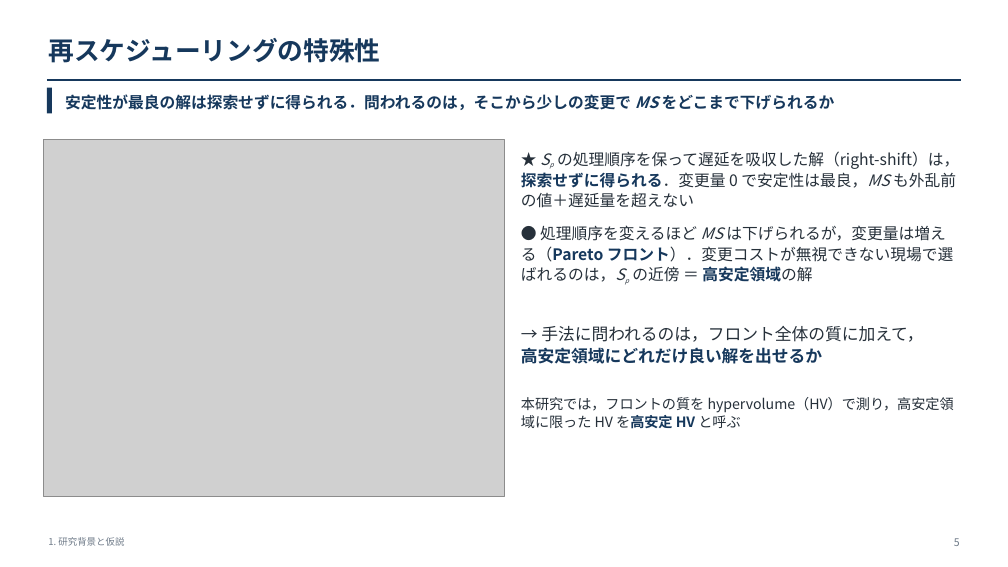
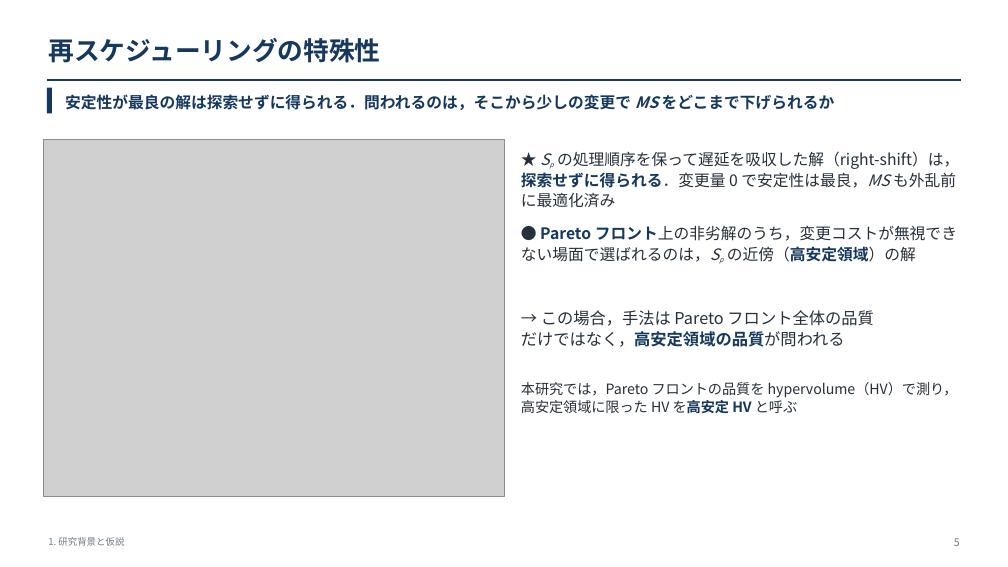
Before and after one commit to kitotakumi/stability_scheduling, a slide deck: slide 5 of doc/presentation_materials/JIMA2026fall_発表.pptx. Drawn at 1008x567 pixels with LibreOffice and Linux fonts; fonts in the diff are those of the drawing; grey boxes stand for pictures. Boxes give left, top, right and bottom in pixels: in the first picture for what was removed or moved away, otherwise in the second. Text is boxed around its words. In the diff, an @@ line names an element or a change of style, - is before the commit and + after.

```diff
--- a/doc/presentation_materials/JIMA2026fall_発表.pptx
+++ b/doc/presentation_materials/JIMA2026fall_発表.pptx
@@ text at [521,151,959,262]: text changed @@
-★ Sp の処理順序を保って遅延を吸収した解（right-shift）は，探索せずに得られる．変更量 0 で安定性は最良，MS も外乱前の値＋遅延量を超えない
-● 処理順序を変えるほど MS は下げられるが，変更量は増える（Pareto フロント）．変更コストが無視できない現場で選ばれるのは，Sp の近傍 ＝ 高安定領域の解
+★ Sp の処理順序を保って遅延を吸収した解（right-shift）は，探索せずに得られる．変更量 0 で安定性は最良，MS も外乱前に最適化済み
+● Pareto フロント上の非劣解のうち，変更コストが無視できない場面で選ばれるのは，Sp の近傍（高安定領域）の解
@@ text at [521,310,873,347]: text changed; size 16 to 15.5 pt @@
-→ 手法に問われるのは，フロント全体の質に加えて，
-高安定領域にどれだけ良い解を出せるか
+→ この場合，手法は Pareto フロント全体の品質
+だけではなく，高安定領域の品質が問われる
@@ text at [521,382,958,414]: text changed @@
-本研究では，フロントの質を hypervolume（HV）で測り，高安定領域に限った HV を高安定 HV と呼ぶ
+本研究では，Pareto フロントの品質を hypervolume（HV）で測り，高安定領域に限った HV を高安定 HV と呼ぶ
```
Also in this commit, not shown: 1 other slide changed, 2 other files.
